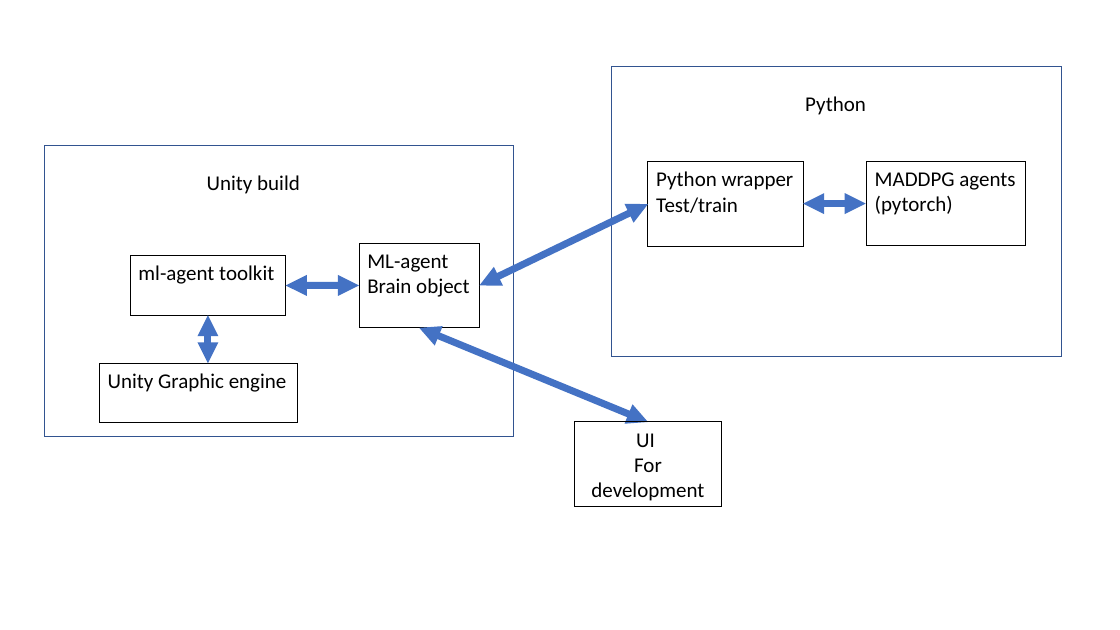
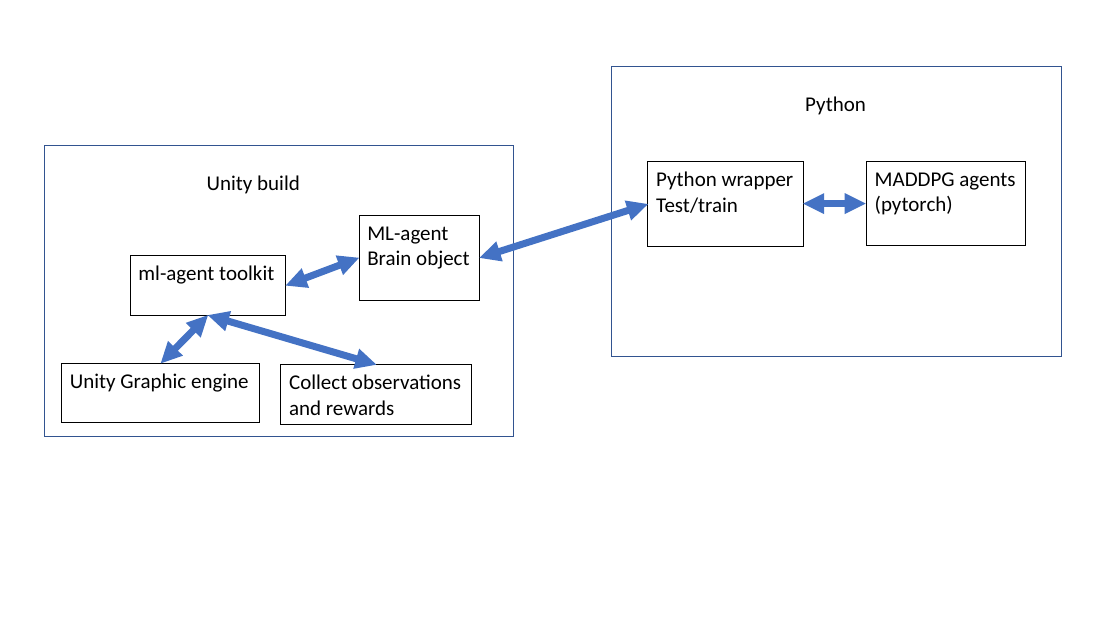
Before and after one commit to ShaharGottlieb/RL_Multy_Agent_Unity, a slide deck: slide 1 of work process/Block.pptx. Drawn at 1120x630 pixels with LibreOffice and Linux fonts; fonts in the diff are those of the drawing. Boxes give left, top, right and bottom in pixels: in the first picture for what was removed or moved away, otherwise in the second. Text is boxed around its words. In the diff, an @@ line names an element or a change of style, - is before the commit and + after.

```diff
--- a/work process/Block.pptx
+++ b/work process/Block.pptx
@@ double arrow moved from (480, 286) - (648, 204) to (480, 258) - (648, 204) @@
@@ rectangle "ML-agent" moved from (x1=359, y1=243, x2=479, y2=328) to (x1=359, y1=215, x2=479, y2=300) @@
@@ double arrow moved from (286, 286) - (359, 286) to (286, 286) - (359, 258) @@
@@ double arrow moved from (208, 315) - (208, 364) to (208, 315) - (160, 364) @@
@@ double arrow added from (208, 315) to (376, 365), #4472C4 6 pt @@
@@ double arrow removed from (419, 328) to (648, 422) @@
@@ rectangle "Unity Graphic engine" moved from (x1=99, y1=364, x2=297, y2=423) to (x1=61, y1=364, x2=260, y2=423) @@
@@ rectangle added at (x1=281, y1=365, x2=472, y2=424), outline #000000 0.75 pt, 18 pt, text #000000 @@
+Collect observations
+and rewards
@@ rectangle removed at (x1=575, y1=422, x2=721, y2=507) @@
-UI
-For development
```
Also in this commit, not shown: 8 other files.
